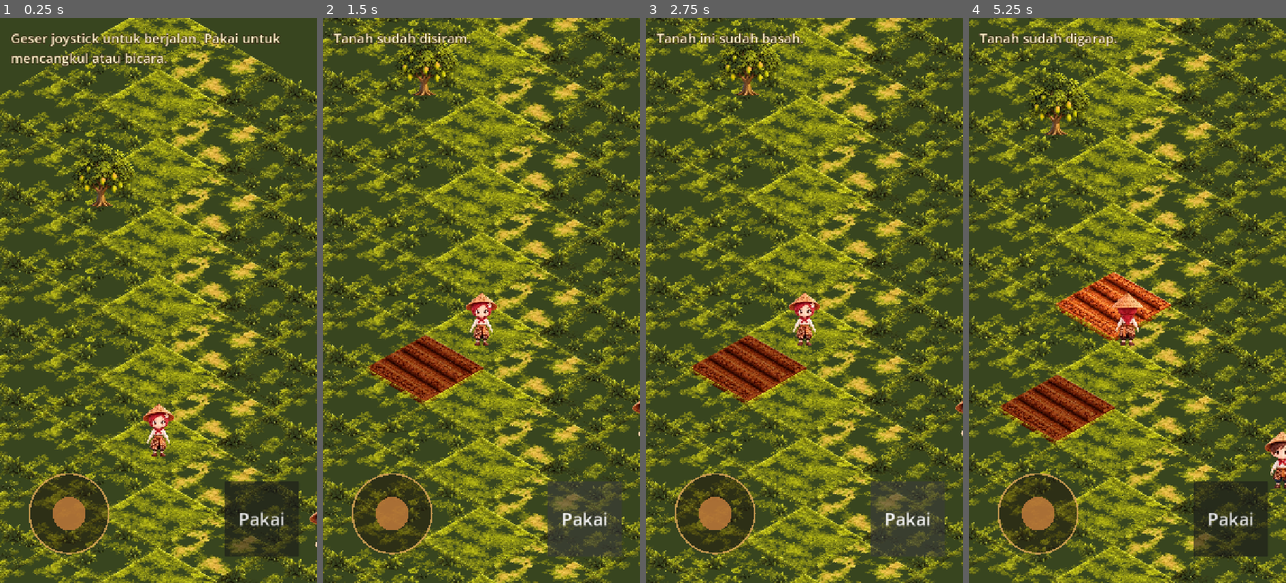
Above: before the commit, frames 1-4 (left to right).
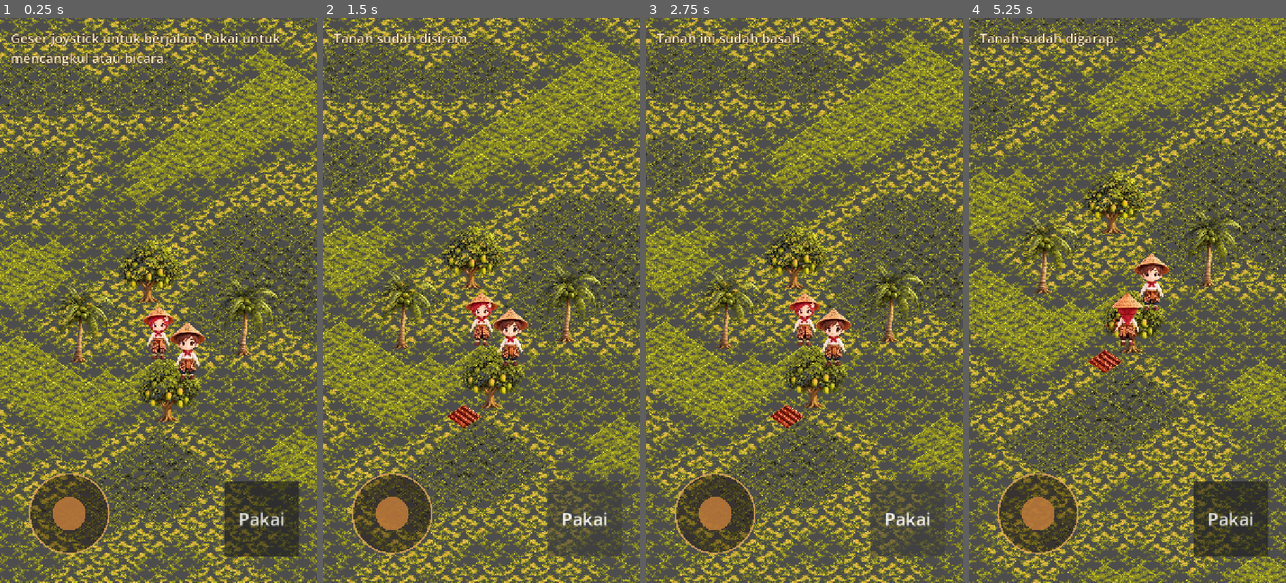
Above: after the commit, the same moments.

Repository: hadydaw/ladang-reinkarnasi
Game: Godot game, scene res://scenes/Kebun.tscn
The game is run twice, just before and just after one commit, with the same random seed, the same clock (stepped at 60 frames per second) and the same inputs.
Inputs (mouse positions are in pixels of both pictures, inside the frame that each line leads up to):
- Up to frame 1 (0.25 s): no input
- Up to frame 2 (1.5 s): click "Pakai" at 0.5 s; click "Pakai" at 1.25 s
- Up to frame 3 (2.75 s): click "Pakai" at 2 s
- Up to frame 4 (5.25 s): tap Enter at 2.75 s; drag from (1038, 515) to (1159, 176) at 2.77 s; drag from (1064, 328) to (1111, 413) at 3.52 s; move the mouse to (1159, 176) at 4.27 s; click (1159, 176) at 4.42 s; tap Space at 5 s; drag from (1111, 413) to (1032, 215) at 5.02 s

The runs differ from the first frame. In frame 1, 88% of the frame differs, in the area x 0-100%, y 0-100%; in frame 2, 89%; in frame 3, 89%; in frame 4, 89%.

Commit message:
Godot tahap 2: dunia rumput dengan proyeksi dan transform tile asli Capacitor
Proyeksi iso 44k x 30k, TERRAIN.grass dengan transform v, hash dan vnoise dari game.html.
Belum: jalan (natural), lahan garap dan tanam (farm), sungai, posisi pohon asli.

Co-Authored-By: Claude Haiku 5.5 <noreply@anthropic.com>
Claude-Session: https://claude.ai/code/session_01T8AVhmwZrwYfZCXc8FXUZb

Diff:
--- a/godot/scripts/actor.gd
+++ b/godot/scripts/actor.gd
@@ -34,7 +34,7 @@
 	return ke_layar_peta(g)
 
 static func ke_layar_peta(g: Vector2) -> Vector2:
-	return Vector2((g.x - g.y) * 128.0, (g.x + g.y) * 77.5)
+	return World.ke_layar(g)
 
 # Arah layar (x kanan, y bawah) dipetakan ke salah satu gambar hadap.
 static func arah_gambar(v: Vector2) -> String:
@@ -63,8 +63,9 @@
 		jalan = false
 		return
 	var v := masukan.normalized() * minf(masukan.length(), 1.0)
-	var a := 128.0
-	var b := 77.5
+	# kebalikan dari World.ke_layar: x - y = sx / (TW/2), x + y = sy / (TH/2)
+	var a := World.tw() * 0.5
+	var b := World.th() * 0.5
 	var dunia := Vector2((v.x / a + v.y / b) * 0.5, (v.y / b - v.x / a) * 0.5).normalized()
 	arah_dunia = dunia
 	grid += dunia * KECEPATAN * v.length() * delta
--- a/godot/scripts/kebun.gd
+++ b/godot/scripts/kebun.gd
@@ -67,7 +67,9 @@
 	hud.tampilkan("Geser joystick untuk berjalan. Pakai untuk mencangkul atau bicara.")
 
 func _process(delta: float) -> void:
-	pemain.gerak(delta, World.N)
+	World.k = clampf(get_viewport_rect().size.x / 420.0 * 1.25, 1.0, 1.8)
+	dunia.set_pusat(pemain.grid)
+	pemain.gerak(delta, World.W)
 	kamera.position = pemain.position + Vector2(0, -80)
 
 func do_pakai() -> void:
--- a/godot/scripts/world.gd
+++ b/godot/scripts/world.gd
@@ -1,102 +1,162 @@
-# Dunia isometrik berbasis TileMapLayer + TileSet.
-# Ukuran tile mengikuti aset asli: 256 x 155 px (diamond penuh), langkah 128 x 77.5 px.
-# Aset tidak diregangkan: setiap PNG/WebP dipakai dalam ukuran aslinya.
 extends Node2D
+class_name World
+# Terjemahan langsung dari src/game.html (Kebun):
+#   iso()          -> ke_layar()      (sx = (x-y)*TW/2, sy = (x+y)*TH/2, TW = 44k, TH = 30k)
+#   TERRAIN.grass  -> TERRAIN_GRASS   (transform affine v: puncak, kiri, kanan)
+#   drawTileImg()  -> _gambar_tile()  (gambar dipetakan affine ke diamond, diperbesar 2% untuk menutup sambungan)
+#   groundFor()    -> _tanah()        (varian rumput memakai vnoise, arah gambar memakai hash)
+#   hash()         -> hash_tanah()    (wseed 0, seperti game lama)
+# Belum dimigrasi di tahap ini: jalan (natural), lahan garap dan tanam (farm), sungai, dekorasi.
 
-const TILE_W := 256
-const TILE_H := 155
-const HALF_W := 128.0
-const HALF_H := 77.5   # TILE_H / 2
-const N := 14          # ukuran peta N x N petak
-
+const W := 100                 # dunia 100 x 100 petak (game.html: W = 100)
+const MARGIN := 30             # tanah diperpanjang di luar peta (game.html: MG = 30)
+const RADIUS_GAMBAR := 26      # radius petak yang digambar di sekitar pemain (efisiensi)
 const TANAH_RUMPUT := 0
 const TANAH_GARAP := 1
 const TANAH_BASAH := 2
 
-const RUMPUT := [
-	"res://assets/terrain/terrain_001.webp",
-	"res://assets/terrain/terrain_002.webp",
-	"res://assets/terrain/terrain_003.webp",
-	"res://assets/terrain/terrain_004.webp",
-	"res://assets/terrain/terrain_005.webp",
+# TERRAIN.grass dan TERRAIN.farm dari game.html (urutan sama). v = [puncakX, puncakY, kiriX, kiriY, kananX, kananY]
+const TERRAIN_GRASS := [
+	["res://assets/terrain/terrain_001.webp", [129.0, 0.0, 0.0, 74.0, 255.0, 71.0]],
+	["res://assets/terrain/terrain_002.webp", [127.5, 0.0, 0.0, 74.0, 255.0, 73.0]],
+	["res://assets/terrain/terrain_003.webp", [128.0, 0.0, 0.0, 74.0, 255.0, 73.0]],
+	["res://assets/terrain/terrain_004.webp", [128.0, 0.0, 0.0, 82.0, 255.0, 72.0]],
+	["res://assets/terrain/terrain_005.webp", [128.0, 0.0, 0.0, 75.0, 255.0, 73.0]],
 ]
-const GARAP := "res://assets/terrain/terrain_011.webp"
+# farm: 0 kering, 1 basah (urutan dari groundFor)
+const TERRAIN_FARM := [
+	["res://assets/terrain/terrain_011.webp", [129.5, 0.0, 0.0, 91.0, 255.0, 91.0]],
+	["res://assets/terrain/terrain_012.webp", [127.5, 0.0, 0.0, 91.0, 255.0, 91.0]],
+]
 
-const TUMPANG := 1.03   # tile ditumpuk sedikit (skala seragam) agar tepi bevel aset tidak tampak sebagai garis
-var ts: TileSet
-var petak: Array = []   # petak[gy][gx] = status tanah
-var id_rumput: Array = []
-var id_garap := -1
-var id_basah := -1
+# Skala layar, sama dengan resize() di game.html: k = clamp(lebar / 420 * 1.25, 1, 1.8)
+static var k := 1.0
+
+static func tw() -> float:
+	return 44.0 * k
+
+static func th() -> float:
+	return 30.0 * k
+
+# Proyeksi isometrik game lama. Titik (x, y) adalah sudut kiri atas petak.
+static func ke_layar(g: Vector2) -> Vector2:
+	return Vector2((g.x - g.y) * tw() * 0.5, (g.x + g.y) * th() * 0.5)
+
+# Konversi int ke int32 seperti operator JavaScript (^ dan |)
+static func _i32(v: int) -> int:
+	var m := v & 0xFFFFFFFF
+	if m >= 0x80000000:
+		m -= 0x100000000
+	return m
+
+# hash() dari game.html dengan wseed 0
+static func hash_tanah(x: int, y: int) -> float:
+	var h := _i32(x * 73856093) ^ _i32(y * 19349663)
+	return float(absi(h) % 1000) / 1000.0
+
+# vnoise() dari game.html: noise halus agar varian tile membentuk area yang menyatu
+static func vnoise(x: int, y: int, sc: float) -> float:
+	var gx := float(x) / sc
+	var gy := float(y) / sc
+	var x0 := floorf(gx)
+	var y0 := floorf(gy)
+	var fx := gx - x0
+	var fy := gy - y0
+	var u := fx * fx * (3.0 - 2.0 * fx)
+	var v := fy * fy * (3.0 - 2.0 * fy)
+	var xi := int(x0)
+	var yi := int(y0)
+	var a := hash_tanah(xi + 777, yi + 333)
+	var b := hash_tanah(xi + 778, yi + 333)
+	var c := hash_tanah(xi + 777, yi + 334)
+	var d := hash_tanah(xi + 778, yi + 334)
+	var top := a + (b - a) * u
+	var bot := c + (d - c) * u
+	return top + (bot - top) * v
+
+var tekstur_grass: Array[Texture2D] = []
+var tekstur_farm: Array[Texture2D] = []
+var pusat := Vector2i(W / 2, W / 2)   # petak pemain, pusat area yang digambar
+var petak := {}                       # Vector2i -> status tanah (sementara, sampai migrasi ladang)
 
 func _ready() -> void:
-	petak.resize(N)
-	for gy in N:
-		var baris: Array = []
-		baris.resize(N)
-		baris.fill(TANAH_RUMPUT)
-		petak[gy] = baris
+	for e in TERRAIN_GRASS:
+		tekstur_grass.append(load(e[0]))
+	for e in TERRAIN_FARM:
+		tekstur_farm.append(load(e[0]))
 
-	ts = _bangun_tileset()
-	# latar di balik sudut transparan tile diisi warna rumput, bukan abu-abu
-	RenderingServer.set_default_clear_color(Color(0.22, 0.27, 0.12))
+# Status tanah petak (sementara: hanya status garap dan basah)
+func di_dalam(gx: int, gy: int) -> bool:
+	return gx >= 0 and gy >= 0 and gx < W and gy < W
+
+func status(gx: int, gy: int) -> int:
+	return petak.get(Vector2i(gx, gy), TANAH_RUMPUT)
+
+func atur_status(gx: int, gy: int, nilai: int) -> void:
+	petak[Vector2i(gx, gy)] = nilai
 	queue_redraw()
 
-func _bangun_tileset() -> TileSet:
-	var ts := TileSet.new()
-	ts.tile_shape = TileSet.TILE_SHAPE_ISOMETRIC
-	ts.tile_layout = TileSet.TILE_LAYOUT_DIAMOND_DOWN
-	ts.tile_size = Vector2i(TILE_W, TILE_H)
-	var id := 0
-	for path in RUMPUT:
-		_tambah_sumber(ts, id, load(path), Color(1, 1, 1))
-		id_rumput.append(id)
-		id += 1
-	id_garap = id
-	_tambah_sumber(ts, id, load(GARAP), Color(1, 1, 1))
-	id += 1
-	id_basah = id
-	_tambah_sumber(ts, id, load(GARAP), Color(0.66, 0.6, 0.55))  # tanah basah: aset yang sama, lebih gelap
-	return ts
-
-func _tambah_sumber(ts: TileSet, id: int, tex: Texture2D, warna: Color) -> void:
-	var src := TileSetAtlasSource.new()
-	src.texture = tex
-	src.texture_region_size = Vector2i(TILE_W, TILE_H)
-	ts.add_source(src, id)
-	src.create_tile(Vector2i.ZERO)
-	src.get_tile_data(Vector2i.ZERO, 0).modulate = warna
-
-# Sumber tile (TileSet) untuk setiap petak. Varian rumput tetap per petak.
-func _sumber(gx: int, gy: int) -> int:
-	var st: int = petak[gy][gx]
-	if st == TANAH_GARAP:
-		return id_garap
-	if st == TANAH_BASAH:
-		return id_basah
-	return id_rumput[(gx * 7 + gy * 13) % id_rumput.size()]
+func set_pusat(g: Vector2) -> void:
+	var p := Vector2i(int(floor(g.x)), int(floor(g.y)))
+	if p != pusat:
+		pusat = p
+		queue_redraw()
 
 func _draw() -> void:
-	if ts == null:
+	var xlo := maxi(-MARGIN, pusat.x - RADIUS_GAMBAR)
+	var xhi := mini(W - 1 + MARGIN, pusat.x + RADIUS_GAMBAR)
+	var ylo := maxi(-MARGIN, pusat.y - RADIUS_GAMBAR)
+	var yhi := mini(W - 1 + MARGIN, pusat.y + RADIUS_GAMBAR)
+	# urutan dari belakang ke depan (x + y), seperti game lama
+	for d in range(xlo + ylo, xhi + yhi + 1):
+		for x in range(xlo, xhi + 1):
+			var y := d - x
+			if y < ylo or y > yhi:
+				continue
+			_tanah(x, y)
+
+# groundFor() untuk tanah dasar: lahan garap memakai TERRAIN.farm, sisanya rumput
+func _tanah(x: int, y: int) -> void:
+	var st := status(x, y)
+	var flip := hash_tanah(x * 7 + 3, y * 13 + 5) > 0.5
+	if st == TANAH_GARAP or st == TANAH_BASAH:
+		var idx := 0 if st == TANAH_GARAP else 1
+		_gambar_tile(tekstur_farm[idx], TERRAIN_FARM[idx][1], x, y, false)
 		return
-	for gy in N:
-		for gx in N:
-			var sumber := ts.get_source(_sumber(gx, gy)) as TileSetAtlasSource
-			var tex := sumber.texture
-			var ukuran := Vector2(TILE_W, TILE_H) * TUMPANG
-			var pusat := ke_layar(Vector2(gx + 0.5, gy + 0.5))
-			draw_texture_rect(tex, Rect2(pusat - ukuran * 0.5, ukuran), false, sumber.get_tile_data(Vector2i.ZERO, 0).modulate)
+	var i := clampi(int(floorf(vnoise(x, y, 4.0) * 5.0)), 0, 4)
+	_gambar_tile(tekstur_grass[i], TERRAIN_GRASS[i][1], x, y, flip)
 
-# Proyeksi (x, y) dalam satuan petak ke layar. Dipakai aktor dan objek.
-static func ke_layar(g: Vector2) -> Vector2:
-	return Vector2((g.x - g.y) * HALF_W, (g.x + g.y) * HALF_H)
-
-func di_dalam(gx: int, gy: int) -> bool:
-	return gx >= 0 and gy >= 0 and gx < N and gy < N
-
-func status(gx: int, gy: int) -> int:
-	return petak[gy][gx]
-
-func atur_status(gx: int, gy: int, nilai: int) -> void:
-	petak[gy][gx] = nilai
-	queue_redraw()
+# drawTileImg() dari game.html: gambar dipetakan affine dari transform v ke diamond petak
+func _gambar_tile(tex: Texture2D, v: Array, x: int, y: int, flip: bool) -> void:
+	var T := ke_layar(Vector2(x, y))
+	var L := ke_layar(Vector2(x, y + 1))
+	var R := ke_layar(Vector2(x + 1, y))
+	var Bp := L + R - T
+	var C := ke_layar(Vector2(x + 0.5, y + 0.5))
+	T -= C
+	L -= C
+	R -= C
+	Bp -= C
+	# diamond pemotong selalu tidak dibalik, arah gambar yang dibalik
+	var clip := [T * 1.02, R * 1.02, Bp * 1.02, L * 1.02]
+	var Ld := R if flip else L
+	var Rd := L if flip else R
+	var Ts := Vector2(v[0], v[1])
+	var Ls := Vector2(v[2], v[3])
+	var Rs := Vector2(v[4], v[5])
+	var e1 := Rs - Ts
+	var e2 := Ls - Ts
+	var f1 := Rd - T
+	var f2 := Ld - T
+	var det := f1.x * f2.y - f2.x * f1.y
+	var ukuran := tex.get_size()
+	var pts := PackedVector2Array()
+	var uvs := PackedVector2Array()
+	for p in clip:
+		var dv: Vector2 = p - T
+		var a := (dv.x * f2.y - f2.x * dv.y) / det
+		var b := (f1.x * dv.y - dv.x * f1.y) / det
+		var img := Ts + a * e1 + b * e2
+		pts.append(p + C)   # kembali ke koordinat dunia
+		uvs.append(img / ukuran)
+	draw_polygon(pts, PackedColorArray([Color.WHITE]), uvs, tex)
--- a/godot/tests/smoke_test.gd
+++ b/godot/tests/smoke_test.gd
@@ -13,10 +13,11 @@
 func _process(_delta: float) -> bool:
 	frame += 1
 	if frame == 2:
-		var ts: TileSet = kebun.dunia.ts
-		_cek("TileSet isometrik ukuran 256x155", ts.tile_size == Vector2i(256, 155) and ts.tile_shape == TileSet.TILE_SHAPE_ISOMETRIC)
-		_cek("TileSet punya sumber rumput, garap, dan basah", ts.get_source_count() >= 7)
-		_cek("proyeksi tile: langkah 128 x 77.5 px", kebun.dunia.ke_layar(Vector2(1, 0)) == Vector2(128, 77.5))
+		var w: World = kebun.dunia
+		_cek("proyeksi isometrik sama dengan game lama (langkah x = TW/2, y = TH/2)", w.ke_layar(Vector2(1, 0)).is_equal_approx(Vector2(World.tw() * 0.5, World.th() * 0.5)))
+		_cek("TW = 44k dan TH = 30k", is_equal_approx(World.tw(), 44.0 * World.k) and is_equal_approx(World.th(), 30.0 * World.k))
+		_cek("tekstur rumput asli termuat (5 varian)", w.tekstur_grass.size() == 5 and w.tekstur_grass[0] != null)
+		_cek("tekstur tanah garap asli termuat", w.tekstur_farm.size() == 2 and w.tekstur_farm[0] != null)
 	elif frame == 3:
 		posisi_awal = kebun.pemain.grid
 		kebun.uji_masukan(Vector2(1, 0))
Binary file added: godot/assets/terrain/terrain_012.webp
